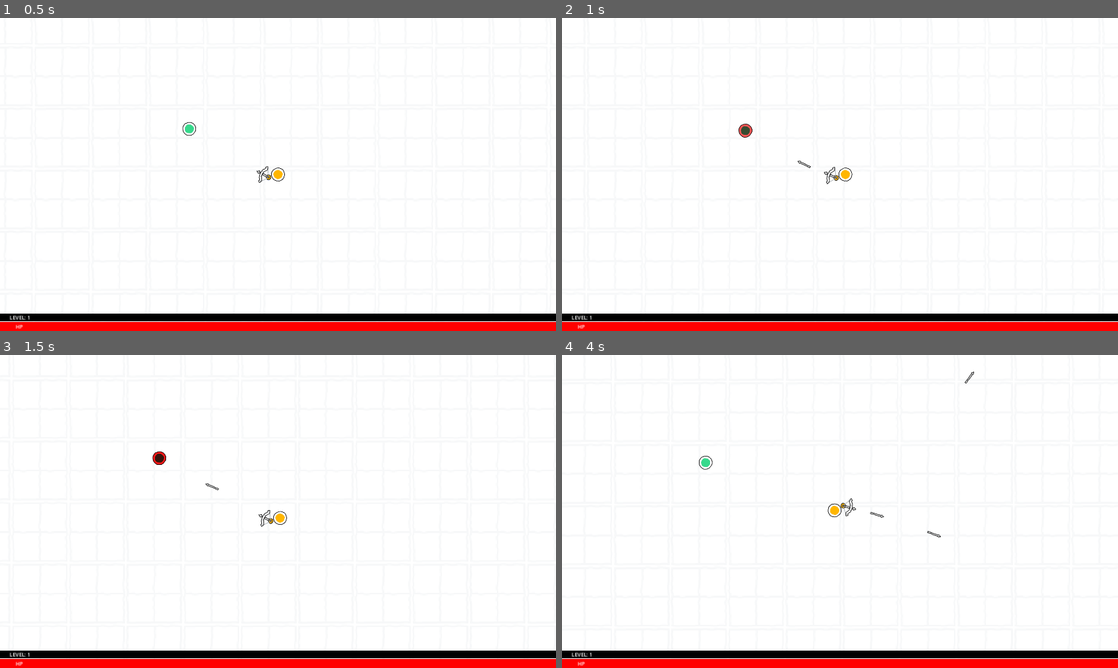
Above: before the commit, frames 1-4 (two rows, left to right).
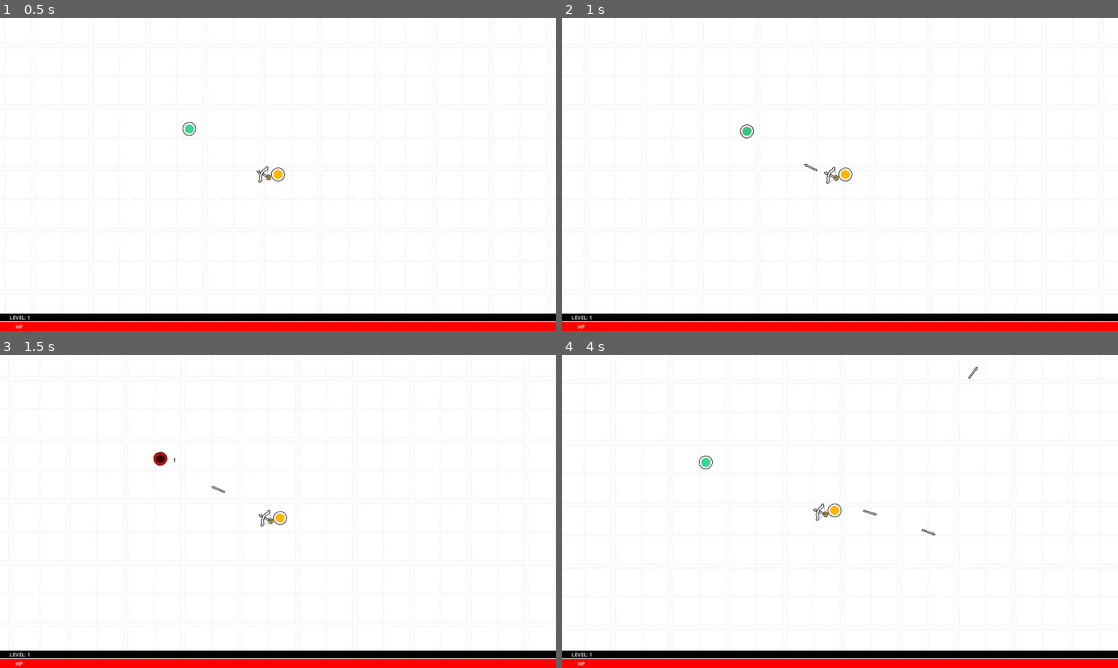
Above: after the commit, the same moments.

Repository: kickflip-games/papercut
Game: Godot game, scene res://scenes/game.tscn
Same seed, same stepped clock (60 frames per second), same inputs: the game is played once before the commit and once after it.
Inputs (mouse positions are in pixels of both pictures, inside the frame that each line leads up to):
- Up to frame 1 (0.5 s): no input
- Up to frame 2 (1 s): tap Enter (ui_accept) at 0.5, 0.77 s; move the mouse to (962, 158) at 0.52 s; press the mouse at (962, 158) at 0.53 s; hold D (right) from 0.53 s (still down)
- Up to frame 3 (1.5 s): move the mouse to (166, 527) at 1.27 s; release D (right) at 1.28 s; release the mouse at (166, 527) at 1.28 s; hold S (down) from 1.28 s (still down); click (166, 527) at 1.35 s
- Up to frame 4 (4 s): tap Enter (ui_accept) at 1.52, 3.02, 3.77 s; move the mouse to (895, 442) at 2.02 s; release S (down) at 2.03 s; press the mouse at (895, 442) at 2.03 s; hold D (right) 2.03-2.78 s; move the mouse to (812, 574) at 2.77 s; release the mouse at (812, 574) at 2.78 s; hold W (up) 2.78-3.53 s; click (812, 574) at 2.85 s; move the mouse to (1006, 558) at 3.52 s; press the mouse at (1006, 558) at 3.53 s; hold A (left) from 3.53 s (still down)

Frame 1 is identical in both runs. In frame 2, 0.1% of the frame differs, in the area x 31-46%, y 33-50%; in frame 3, less than 0.1%; in frame 4, 0.2%, in the area x 24-75%, y 3-59%.

Commit message:
add popup and improved weapons interface

Diff:
--- a/scenes/effects/damage_pop_up.gd
+++ /dev/null
@@ -1,38 +0,0 @@
-extends Node
-class_name DamagePopUp
-
-
-@export var max_size:float = 10
-@export var duration:float = 1
-
-var clip_name:String = "damage_pop_up"
-
-var tween:Tween
-@onready var popup_container = $popup_container
-@onready var anim:AnimationPlayer = $AnimationPlayer
-@onready var label:Label = $popup_container/Label
-
-
-var debug = true
-
-
-func _ready():
-	if debug:
-		set_values_and_animate("100", 25* Vector2.ONE, 5, 5)
-
-
-func stop_anim():
-	anim.stop()
-	if is_inside_tree():
-		get_parent().remove_child(self)
-
-
-func set_values_and_animate(value:String, start_pos:Vector2, height:float, spread:float) -> void:
-	label.text = value
-	anim.play(clip_name)
-
-	var tween = get_tree().create_tween()
-	var end_pos = Vector2(randf_range(-spread,spread),-height) + start_pos
-	var tween_length = anim.get_animation(clip_name).length
-
-	tween.tween_property(popup_container,"position",end_pos,tween_length).from(start_pos)
--- a/scenes/effects/damage_pop_up.tscn
+++ /dev/null
@@ -1,122 +0,0 @@
-[gd_scene load_steps=5 format=3 uid="uid://7oai13ewgird"]
-
-[ext_resource type="Script" path="res://scenes/effects/damage_pop_up.gd" id="1_ls32e"]
-
-[sub_resource type="Animation" id="Animation_cibe3"]
-length = 0.001
-tracks/0/type = "bezier"
-tracks/0/imported = false
-tracks/0/enabled = true
-tracks/0/path = NodePath("popup_container:modulate:a")
-tracks/0/interp = 1
-tracks/0/loop_wrap = true
-tracks/0/keys = {
-"handle_modes": PackedInt32Array(0),
-"points": PackedFloat32Array(1, -0.25, 0, 0.25, 0),
-"times": PackedFloat32Array(0)
-}
-tracks/1/type = "bezier"
-tracks/1/imported = false
-tracks/1/enabled = true
-tracks/1/path = NodePath("popup_container:scale:x")
-tracks/1/interp = 1
-tracks/1/loop_wrap = true
-tracks/1/keys = {
-"handle_modes": PackedInt32Array(0),
-"points": PackedFloat32Array(1, -0.25, 0, 0.25, 0),
-"times": PackedFloat32Array(0)
-}
-tracks/2/type = "bezier"
-tracks/2/imported = false
-tracks/2/enabled = true
-tracks/2/path = NodePath("popup_container:scale:y")
-tracks/2/interp = 1
-tracks/2/loop_wrap = true
-tracks/2/keys = {
-"handle_modes": PackedInt32Array(0),
-"points": PackedFloat32Array(1, -0.25, 0, 0.25, 0),
-"times": PackedFloat32Array(0)
-}
-
-[sub_resource type="Animation" id="Animation_cpa7o"]
-resource_name = "damage_pop_up"
-tracks/0/type = "bezier"
-tracks/0/imported = false
-tracks/0/enabled = true
-tracks/0/path = NodePath("popup_container:modulate:a")
-tracks/0/interp = 1
-tracks/0/loop_wrap = true
-tracks/0/keys = {
-"handle_modes": PackedInt32Array(0, 0, 0, 0),
-"points": PackedFloat32Array(0, -0.25, 0, 0.25, 0, 1, -0.25, 0, 0.25, 0, 1, -0.25, 0, 0.25, 0, 0, -0.25, 0, 0.25, 0),
-"times": PackedFloat32Array(0, 0.2, 0.5, 1)
-}
-tracks/1/type = "bezier"
-tracks/1/imported = false
-tracks/1/enabled = true
-tracks/1/path = NodePath("popup_container:scale:x")
-tracks/1/interp = 1
-tracks/1/loop_wrap = true
-tracks/1/keys = {
-"handle_modes": PackedInt32Array(0, 0, 0, 0),
-"points": PackedFloat32Array(0, -0.25, 0, 0.25, 0, 1, -0.25, 0, 0.25, 0, 1, -0.25, 0, 0.25, 0, 0, -0.25, 0, 0.25, 0),
-"times": PackedFloat32Array(0, 0.2, 0.4, 1)
-}
-tracks/2/type = "bezier"
-tracks/2/imported = false
-tracks/2/enabled = true
-tracks/2/path = NodePath("popup_container:scale:y")
-tracks/2/interp = 1
-tracks/2/loop_wrap = true
-tracks/2/keys = {
-"handle_modes": PackedInt32Array(0, 0, 0, 0),
-"points": PackedFloat32Array(0, -0.25, 0, 0.25, 0, 1, -0.25, 0, 0.25, 0, 1, -0.25, 0, 0.25, 0, 0, -0.25, 0, 0.25, 0),
-"times": PackedFloat32Array(0, 0.2, 0.4, 1)
-}
-tracks/3/type = "method"
-tracks/3/imported = false
-tracks/3/enabled = true
-tracks/3/path = NodePath(".")
-tracks/3/interp = 1
-tracks/3/loop_wrap = true
-tracks/3/keys = {
-"times": PackedFloat32Array(1),
-"transitions": PackedFloat32Array(1),
-"values": [{
-"args": [],
-"method": &"stop_anim"
-}]
-}
-
-[sub_resource type="AnimationLibrary" id="AnimationLibrary_4fujx"]
-_data = {
-"RESET": SubResource("Animation_cibe3"),
-"damage_pop_up": SubResource("Animation_cpa7o")
-}
-
-[node name="damage_pop_up" type="Node2D"]
-script = ExtResource("1_ls32e")
-duration = 10.0
-
-[node name="AnimationPlayer" type="AnimationPlayer" parent="."]
-libraries = {
-"": SubResource("AnimationLibrary_4fujx")
-}
-
-[node name="popup_container" type="Node2D" parent="."]
-
-[node name="Label" type="Label" parent="popup_container"]
-anchors_preset = 8
-anchor_left = 0.5
-anchor_top = 0.5
-anchor_right = 0.5
-anchor_bottom = 0.5
-offset_left = -20.0
-offset_top = -13.0
-offset_right = 20.0
-offset_bottom = 13.0
-grow_horizontal = 2
-grow_vertical = 2
-text = "123"
-horizontal_alignment = 1
-vertical_alignment = 1
--- /dev/null
+++ b/scenes/effects/popup/damage_pop_up.gd
@@ -0,0 +1,34 @@
+extends Node
+class_name DamagePopUp
+
+
+@export var max_size:float = 10
+@export var duration:float = 1
+
+@onready var popup_container:Node2D = $popup_container as Node2D
+@onready var label:Label = $popup_container/Label as Label
+
+func set_values_and_animate(
+		value: String,
+		pos: Vector2,
+		color:Color=Color.WHITE,
+		height: float=15,
+		spread: float=15,
+		t_grow: float=0.2,
+		t_shrink:float=0.5,
+	):
+	self.global_position = pos
+	label.text = value
+	self.modulate = color
+	var end_pos = Vector2(randf_range(-spread, spread), -height) + pos
+	popup_container.set_deferred("scale",  Vector2.ZERO)
+	call_deferred("trigger_tween", end_pos, t_grow, t_shrink)
+
+
+
+func trigger_tween(end_pos: Vector2, t_grow: float, t_shrink:float):
+	var tween = get_tree().create_tween()
+	tween.tween_property(popup_container, "global_position", end_pos, t_grow+t_shrink).set_trans(Tween.TRANS_LINEAR)
+	tween.parallel().tween_property(popup_container, "scale",  Vector2.ONE, t_grow).set_trans(Tween.TRANS_LINEAR)
+	tween.tween_property(popup_container, "scale",  Vector2.ZERO, t_shrink).set_trans(Tween.TRANS_LINEAR)
+	tween.tween_callback(queue_free)
--- /dev/null
+++ b/scenes/effects/popup/damage_pop_up.tscn
@@ -0,0 +1,25 @@
+[gd_scene load_steps=2 format=3 uid="uid://7oai13ewgird"]
+
+[ext_resource type="Script" path="res://scenes/effects/popup/damage_pop_up.gd" id="1_3e31l"]
+
+[node name="damage_pop_up" type="Node2D"]
+script = ExtResource("1_3e31l")
+duration = 10.0
+
+[node name="popup_container" type="Node2D" parent="."]
+
+[node name="Label" type="Label" parent="popup_container"]
+anchors_preset = 8
+anchor_left = 0.5
+anchor_top = 0.5
+anchor_right = 0.5
+anchor_bottom = 0.5
+offset_left = -20.0
+offset_top = -13.0
+offset_right = 20.0
+offset_bottom = 13.0
+grow_horizontal = 2
+grow_vertical = 2
+text = "123"
+horizontal_alignment = 1
+vertical_alignment = 1
--- /dev/null
+++ b/scenes/effects/popup/test_popup.gd
@@ -0,0 +1,19 @@
+extends Node2D
+
+# Reference to the scene you want to generate
+var popup = preload("res://scenes/effects/popup/damage_pop_up.tscn")
+
+func _input(event):
+	if event is InputEventMouseButton and event.pressed:
+		if Input.is_action_pressed("shoot"):  # Check for left mouse button click
+			# Get the mouse click position in the world coordinates
+			var click_position = get_global_mouse_position()
+			var c = Color(randf(), randf(), randf(), 1.0)
+			# Instance the scene at the mouse click location
+			var generated_popup:DamagePopUp = popup.instantiate()
+
+			generated_popup.call_deferred("set_values_and_animate", "100", click_position, c)
+
+
+			# Add the generated scene to the current scene
+			add_child(generated_popup)
--- /dev/null
+++ b/scenes/effects/popup/test_popup.tscn
@@ -0,0 +1,6 @@
+[gd_scene load_steps=2 format=3 uid="uid://drxwshc4jud0t"]
+
+[ext_resource type="Script" path="res://scenes/effects/popup/test_popup.gd" id="1_sem0o"]
+
+[node name="test_popup" type="Node2D"]
+script = ExtResource("1_sem0o")
--- a/scenes/game.tscn
+++ b/scenes/game.tscn
@@ -10,8 +10,8 @@
 [ext_resource type="PackedScene" uid="uid://brf2rg0tybjeg" path="res://scenes/debug_tools/debug_txt.tscn" id="8_cwps4"]
 [ext_resource type="PackedScene" uid="uid://dbk4af5rnt1x8" path="res://addons/debug_menu/debug_menu.tscn" id="9_jt2aa"]
 [ext_resource type="Script" path="res://scenes/upgrades/LevelUpUi.gd" id="10_d50x8"]
-[ext_resource type="Script" path="res://scenes/game_over_panel.gd" id="11_8nv5d"]
 [ext_resource type="PackedScene" uid="uid://dbstyykq2hos4" path="res://scenes/upgrades/upgrade.tscn" id="11_thqym"]
+[ext_resource type="Script" path="res://scenes/game_flow/game_over_panel.gd" id="12_g6itt"]
 
 [sub_resource type="Resource" id="Resource_o2vqe"]
 script = ExtResource("6_5hij4")
@@ -177,7 +177,7 @@
 anchor_bottom = 1.0
 grow_horizontal = 2
 grow_vertical = 2
-script = ExtResource("11_8nv5d")
+script = ExtResource("12_g6itt")
 
 [node name="game_over_txt" type="Label" parent="GUI/Control/GameOverPanel"]
 layout_mode = 1
--- a/scenes/units/enemy/enemy.gd
+++ b/scenes/units/enemy/enemy.gd
@@ -26,7 +26,7 @@
 
 
 var xp_drop:PackedScene = preload("res://scenes/pickups/xp_pickup.tscn")
-
+var dmg_popup = preload("res://scenes/effects/popup/damage_pop_up.tscn")
 
 # Signal to remove from manager
 signal remove_from_array(enemy:Enemy)
@@ -44,6 +44,10 @@
 	var player_dir = Player.global_position - global_position
 	player_dir = player_dir.normalized()
 	knockback = player_dir * -100
+	var generated_popup:DamagePopUp = dmg_popup.instantiate()
+	get_tree().get_root().call_deferred("add_child", generated_popup)
+	generated_popup.call_deferred("set_values_and_animate", str(dmg), self.global_position, Color.BLACK)
+
 
 
 func _hide_sprite():
--- a/scenes/units/hit_boxes/take_damage_box.gd
+++ b/scenes/units/hit_boxes/take_damage_box.gd
@@ -9,9 +9,12 @@
 @onready var collider = $CollisionShape2D
 @onready var disable_timer = $DisableTimer
 
+
+
 signal take_damage(damage_amt:float, damage_dir:Vector2)
 
 var can_take_damage:bool = true
+var already_hurt_by = []
 
 func _ready():
 	self.area_entered.connect(_on_area_entered)
@@ -21,12 +24,12 @@
 	if area is AttackBox:
 		match boxType:
 			Constants.TakeDamageType.HIT_ONCE: # HitOnce
-				pass
+				handle_hit_once_attacktype(area)
 			Constants.TakeDamageType.COOLDOWN: # Cooldown
-				collider.call_deferred("set", "disabled", true)
-				disable_timer.start(1)
+				handle_cooldown_attacktype(area)
 			Constants.TakeDamageType.DISABLE_BOX: # Disable box
 				area.temp_disable()
+
 		if can_take_damage:
 			var dir:Vector2 = area.global_position - global_position
 			take_damage.emit(area.damage, dir)
@@ -36,3 +39,24 @@
 	# when the disbale timer completes, enable the collider once again
 	collider.call_deferred("set", "disabled", false)
 	can_take_damage = true
+
+
+
+func handle_hit_once_attacktype(attackbox:AttackBox):
+	if already_hurt_by.has(attackbox)==false:
+		already_hurt_by.append(attackbox)
+		if attackbox.has_signal("remove_from_array"):
+			if not attackbox.is_connected("remove_from_array",Callable(self,"cleanup_list")):
+				attackbox.connect("remove_from_array",Callable(self,"cleanup_list"))
+	else:
+		return
+
+func handle_cooldown_attacktype(attackbox:AttackBox):
+	collider.call_deferred("set", "disabled", true)
+	disable_timer.start(1)
+
+
+
+func cleanup_list(object):
+	if already_hurt_by.has(object):
+		already_hurt_by.erase(object)
--- a/scenes/weapons/Bow.gd
+++ b/scenes/weapons/Bow.gd
@@ -1,49 +1,23 @@
-extends Node2D
-
-
-const LONG_WAIT = 10
-
-
-@export var cooldownTime:float = 0.3:
-	set(new_val):
-		return clamp(new_val, 0.001, LONG_WAIT)
-
-@export var arrowSpeed = 500
-@onready var cooldownTimer = $CooldownTimer
-
+extends Weapon
 
 @onready var shootPoint:Marker2D = $Marker2D
 
-var shootEnabled: bool = true
+
 var arrow:PackedScene = preload("res://scenes/weapons/arrow.tscn")
 
 
-func _ready():
-	cooldownTimer.timeout.connect(_enable_shooting)
-	update_cooldown_duration()
-
-
-
-func update_cooldown_duration():
-	cooldownTimer.wait_time = cooldownTime
-
-func _enable_shooting():
-	shootEnabled = true
 
 func shoot():
-	if not shootEnabled:
+
+	if not attack_enabled:
 		return
 
-	var arrow_instance = arrow.instantiate() as RigidBody2D
+	var arrow_instance = arrow.instantiate()
 	get_tree().get_root().call_deferred("add_child", arrow_instance)
-	arrow_instance.transform = shootPoint.global_transform
-	arrow_instance.linear_velocity = arrowSpeed * global_transform.y
-	arrow_instance.apply_impulse(
-		Vector2(),
-		Vector2(arrowSpeed, 0)
-	)
-	cooldownTimer.start(cooldownTime)
-	shootEnabled = false
+	arrow_instance.global_transform = shootPoint.global_transform
+	arrow_instance.direction_vector = global_position.direction_to(shootPoint.global_position)
+	cooldown_timer.start(cooldown)
+	enable_attack(false)
 
 
 
--- a/scenes/weapons/Bow.tscn
+++ b/scenes/weapons/Bow.tscn
@@ -3,10 +3,9 @@
 [ext_resource type="Script" path="res://scenes/weapons/Bow.gd" id="1_njpy4"]
 [ext_resource type="Texture2D" uid="uid://ccbqw12fmmbw0" path="res://assets/kenney_scribble_dungeons/PNG/Items/weapon_bow_arrow.png" id="2_eicd7"]
 
-[node name="Bow" type="Node2D"]
+[node name="Bow" type="Area2D"]
 position = Vector2(82, 78)
 script = ExtResource("1_njpy4")
-cooldownTime = 0.05
 
 [node name="Sprite2D" type="Sprite2D" parent="."]
 rotation = 3.14159
--- a/scenes/weapons/arrow.gd
+++ b/scenes/weapons/arrow.gd
@@ -1,29 +1,22 @@
-extends RigidBody2D
+extends Weapon
 
 
-@onready var screen_noitifyer = $VisibleOnScreenNotifier2D
-@onready var attackBox = $AttackBox
+var direction_vector:Vector2
 
 
-func _ready():
-	screen_noitifyer.screen_exited.connect(_on_visible_on_screen_notifier_2d_screen_exited)
-	attackBox.area_entered.connect(_on_area_2d_body_entered)
 
+func _on_death():
+	cleanup()
 
-func _on_visible_on_screen_notifier_2d_screen_exited():
-	queue_free()
-
-
-func _on_area_2d_body_entered(body):
-	attackBox.disconnect("area_entered", _on_area_2d_body_entered)
+func _on_attack_collision(body:Node2D):
+	attack_box.disconnect("area_entered", _on_attack_collision)
 #	call_deferred("attach_to_new_body", body)
 
 #	await get_tree().create_timer(5).timeout
-	queue_free()
+	cleanup()
 
 
-#func attach_to_new_body(body):
-#	print("arrow hit " + body.name)
-#	attackBox.set("disabled", true)
-#	sleeping = true
-#	reparent(body.get_parent(), true)
+
+
+func _physics_process(delta):
+	position += direction_vector*speed*delta
--- a/scenes/weapons/arrow.tscn
+++ b/scenes/weapons/arrow.tscn
@@ -1,31 +1,30 @@
-[gd_scene load_steps=5 format=3 uid="uid://i7ns4uexgyet"]
+[gd_scene load_steps=5 format=3 uid="uid://davwsqeo4t1jy"]
 
 [ext_resource type="Script" path="res://scenes/weapons/arrow.gd" id="1_17ppk"]
-[ext_resource type="Texture2D" uid="uid://dwcxa1jpooeme" path="res://assets/kenney_scribble_dungeons/PNG/Items/weapon_arrow.png" id="2_2m0cm"]
-[ext_resource type="PackedScene" uid="uid://ckrxk10li5n0j" path="res://scenes/units/hit_boxes/attack_box.tscn" id="3_fnl6c"]
+[ext_resource type="PackedScene" uid="uid://ckrxk10li5n0j" path="res://scenes/units/hit_boxes/attack_box.tscn" id="2_8ox7y"]
+[ext_resource type="Texture2D" uid="uid://dwcxa1jpooeme" path="res://assets/kenney_scribble_dungeons/PNG/Items/weapon_arrow.png" id="3_xd3do"]
 
-[sub_resource type="RectangleShape2D" id="RectangleShape2D_ufrij"]
-size = Vector2(3.45462, 29.4142)
+[sub_resource type="RectangleShape2D" id="RectangleShape2D_yx5qc"]
+size = Vector2(8, 45)
 
-[node name="arrow" type="RigidBody2D"]
+[node name="arrow" type="Area2D"]
 collision_layer = 4
 collision_mask = 9
-gravity_scale = 0.0
 script = ExtResource("1_17ppk")
 
-[node name="Sprite2D" type="Sprite2D" parent="."]
-rotation = 3.14159
-texture = ExtResource("2_2m0cm")
-
-[node name="VisibleOnScreenNotifier2D" type="VisibleOnScreenNotifier2D" parent="."]
-
-[node name="AttackBox" parent="." instance=ExtResource("3_fnl6c")]
+[node name="AttackBox" parent="." instance=ExtResource("2_8ox7y")]
 collision_layer = 4
 collision_mask = 8
 
 [node name="CollisionShape2D" parent="AttackBox" index="0"]
-position = Vector2(-0.5, 0.5)
-scale = Vector2(2.02627, 1.46188)
-shape = SubResource("RectangleShape2D_ufrij")
+position = Vector2(0, -22.5)
+shape = SubResource("RectangleShape2D_yx5qc")
+
+[node name="Sprite" type="Sprite2D" parent="."]
+position = Vector2(0, -23)
+rotation = 3.14159
+texture = ExtResource("3_xd3do")
+
+[node name="VisibleOnScreenNotifier2D" type="VisibleOnScreenNotifier2D" parent="."]
 
 [editable path="AttackBox"]
--- a/scenes/weapons/weapon.gd
+++ b/scenes/weapons/weapon.gd
@@ -1,14 +1,114 @@
-extends Node
-class_name weapon
+extends Area2D
+class_name Weapon
+# will either shoot projectiles or have a damage area
+
+## ATTACK STATS
+var level = 1
+var knockback_amount:float = 100
+var attack_size:float = 1.0
+var cooldown:float = 0.3
+var hp:float = 1 # HP for projectiles
+var speed:float = 500
+var damage:float = 1
+var attack_enabled = true
+var lifetime:float = -1 # < 0 means doesnt die due to 'old age'
+
+## MANAGERS
+var cooldown_timer:Timer
+var lifetime_timer:Timer
+var hp_manager:Health
+var attack_box:AttackBox
+var screen_notifier:VisibleOnScreenNotifier2D
+var attack_box_present:bool
+var hp_manager_present:bool
 
 
 
+## CLEANUP SIGNAL
+signal remove_from_array(object)
 
-# Called when the node enters the scene tree for the first time.
 func _ready():
-	pass # Replace with function body.
+	set_init_references()
+	print("Setup ", get_path(), " : ", cooldown_timer)
 
 
-# Called every frame. 'delta' is the elapsed time since the previous frame.
-func _process(delta):
+func set_init_references():
+	print("set_init_refs")
+	# A bit hacky but will make inheritance
+	# a bit cleaner and keep
+	var root = String(get_path())
+
+
+	hp_manager = get_node_or_null(root + "/HpManager")
+	if hp_manager:
+		hp_manager_present = true
+		hp_manager.set_health(hp)
+		hp_manager.Die.connect(_on_death)
+
+	attack_box = get_node_or_null(root + "/AttackBox")
+	if attack_box:
+		attack_box_present = true
+		attack_box.area_entered.connect(_on_attack_collision)
+
+	screen_notifier = get_node_or_null(root + "/VisibleOnScreenNotifier2D")
+	if screen_notifier:
+		screen_notifier.screen_exited.connect(_on_screen_exited)
+
+	cooldown_timer = get_node_or_null(root + "/CooldownTimer")
+	if cooldown_timer:
+		cooldown_timer.timeout.connect(_cooldown_complete)
+		cooldown_timer.wait_time = cooldown
+
+	lifetime_timer = get_node_or_null(root + "/LifetimeTimer")
+	if lifetime_timer and lifetime > 0:
+		lifetime_timer.timeout.connect(cleanup)
+		lifetime_timer.wait_time = lifetime
+
+func cleanup():
+	print("Cleaning ", self.name)
+	emit_signal("remove_from_array",self)
+	queue_free()
+
+func _on_screen_exited():
+	cleanup()
+
+func _on_death():
+	push_error("ON_DEATH NOT IMPLEMENTED")
+
+func _on_attack_collision(sbody:Node2D):
+	push_error("ON_ATTACK NOT IMPLEMENTED")
+
+
+func enable_attack(enable:bool=true):
+	attack_enabled = enable
+	if !(attack_box_present):
+		return
+
+	if (enable):
+		attack_box.set_deferred("disabled", false)
+	else:
+		attack_box.set_deferred("disabled", true)
+
+
+
+func set_vars(lvl:int):
+	# based on lvl,
+	# update cooldown timer
+	# update dmg
+	# update size
+
+	if hp_manager_present:
+		hp_manager.set_health(hp)
+
+
 	pass
+
+
+func _cooldown_complete():
+	enable_attack(true)
+	cooldown_timer.stop()
+
+
+
+func _on_lifetime_over():
+	cleanup()
Renamed: scenes/game_over_panel.gd -> scenes/game_flow/game_over_panel.gd
